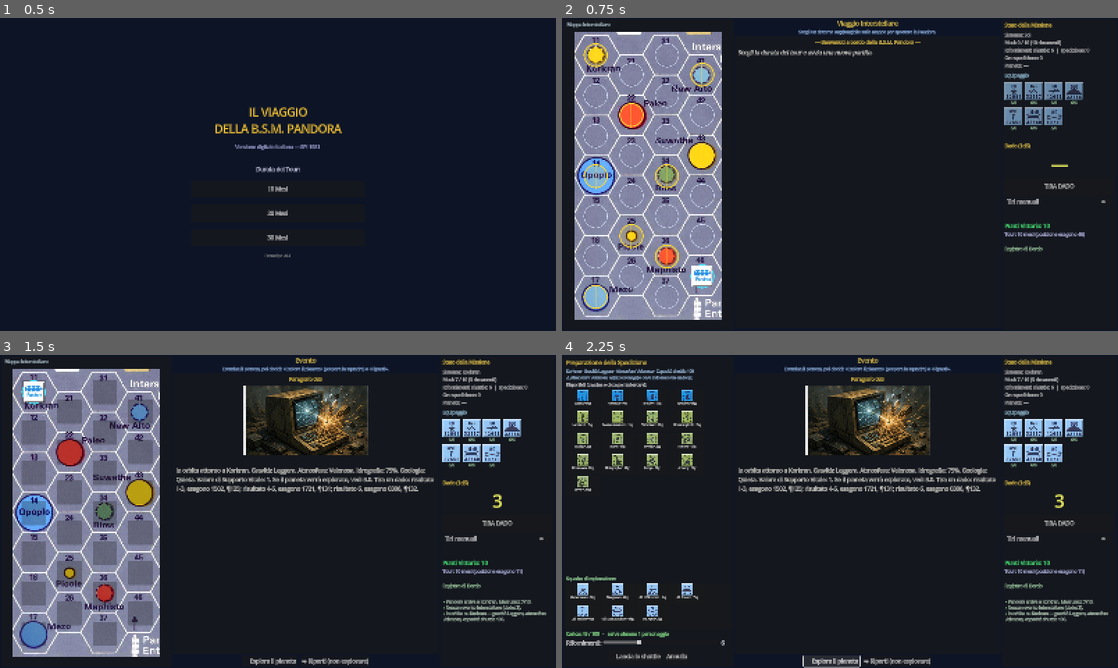
Above: before the commit, frames 1-4 (two rows, left to right).
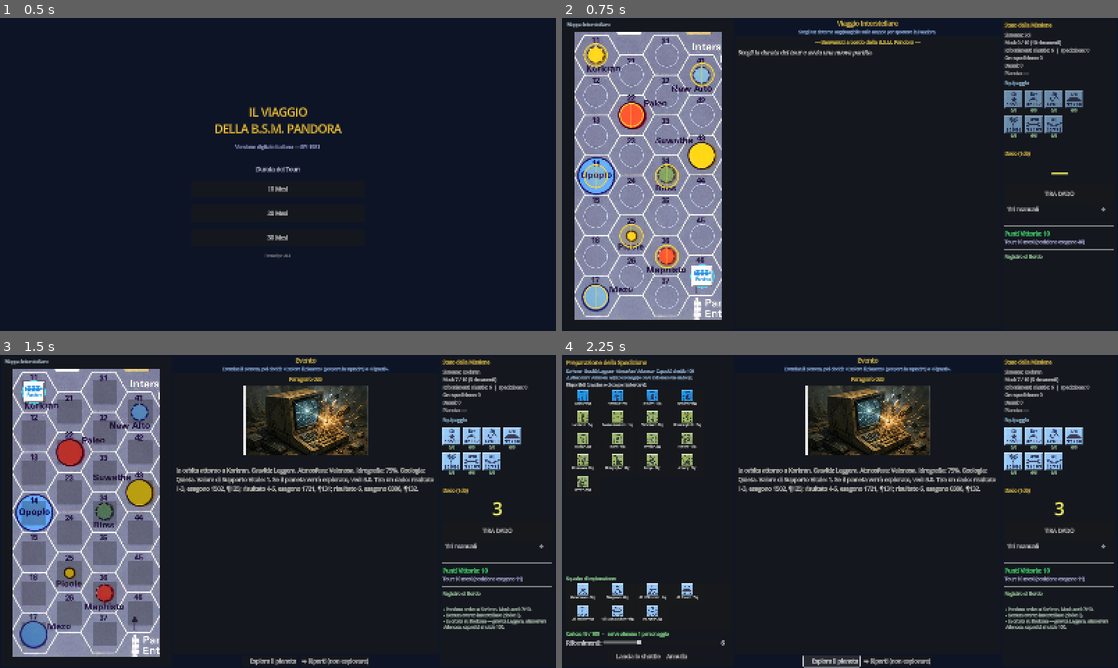
Above: after the commit, the same moments.

Repository: Tannoiser2/voyage-of-BSM-Pandora
Game: Godot game, scene res://scenes/Main.tscn
Same seed, same stepped clock (60 frames per second), same inputs: the game is played once before the commit and once after it.
Inputs (mouse positions are in pixels of both pictures, inside the frame that each line leads up to):
- Up to frame 1 (0.5 s): no input
- Up to frame 2 (0.75 s): click "10 Mesi" at 0.5 s
- Up to frame 3 (1.5 s): click (33, 392) at 1.25 s
- Up to frame 4 (2.25 s): click "🛬 Esplora il pianeta" at 2 s

Frame 1 is identical in both runs. In frame 2, 3.0% of the frame differs, in the area x 79-100%, y 14-78%; in frame 3, 4.0%, in the area x 79-100%, y 14-88%; in frame 4, 4.0%.

Commit message:
Rifinisci pannello spedizione: Valori creatura, valori squadra e danni
- Riepilogo combattimento condiviso (valutazione creatura per l'esagono,
  valori Uccidi/Cattura della squadra, forbice di Velocità) mostrato sia
  nella schermata di strategia (8.2) sia nel paragrafo della creatura.
- Pulsanti Uccidi/Cattura annotati col valore della squadra durante il
  combattimento (8.5).
- Riga «Danni» aggiunta allo Stato della Missione, evidenziata se > 0.

https://claude.ai/code/session_01S8moVytLqzBh7UZi8APKk5

Diff:
--- a/godot/scripts/GameScreen.gd
+++ b/godot/scripts/GameScreen.gd
@@ -462,6 +462,7 @@
 		["Months",   "Mesi: 0 / 0"],
 		["Supply",   "Rifornimenti: 6"],
 		["ExpTime",  "Ore spedizione: 0"],
+		["Damage",   "Danni: 0"],
 		["Planet",   "Pianeta: —"],
 	]
 	for row in rows:
@@ -796,8 +797,12 @@
 	if btn_comm: btn_comm.visible = initial_creature
 	if btn_strat: btn_strat.visible = initial_creature
 	# Risoluzione del combattimento (8.5) sui paragrafi-esito di combattimento
-	if btn_kill: btn_kill.visible = combat_outcome
-	if btn_capture: btn_capture.visible = combat_outcome and not GameState.pending_no_capture
+	if btn_kill:
+		btn_kill.visible = combat_outcome
+		if combat_outcome: btn_kill.text = "Uccidi (squadra %d)" % GameState.best_combat("kill")
+	if btn_capture:
+		btn_capture.visible = combat_outcome and not GameState.pending_no_capture
+		if combat_outcome: btn_capture.text = "Cattura (squadra %d)" % GameState.best_combat("capture")
 	# Fuggi: strategia all'inizio, oppure ritirata durante il combattimento
 	if btn_flee: btn_flee.visible = initial_creature or combat_outcome
 	# "Continua" per i paragrafi senza scelte, fuori da orbita e da incontro attivo
@@ -822,6 +827,12 @@
 
 	var lbl_exp := find_child("ExpTime", true, false) as Label
 	if lbl_exp: lbl_exp.text = "Ore spedizione: %d" % s.expedition_hours
+
+	var lbl_damage := find_child("Damage", true, false) as Label
+	if lbl_damage:
+		lbl_damage.text = "Danni: %d" % s.damage_points
+		lbl_damage.add_theme_color_override("font_color",
+			Color(1, 0.6, 0.5) if s.damage_points > 0 else Color(0.85, 0.85, 0.85))
 
 	var lbl_planet := find_child("Planet", true, false) as Label
 	if lbl_planet: lbl_planet.text = "Pianeta: %s" % (s.current_planet if s.current_planet != "" else "—")
@@ -1459,8 +1470,8 @@
 		if ResourceLoader.exists(tex_path):
 			bb += "[center][img=160]" + tex_path + "[/img][/center]\n\n"
 		bb += "[center][b]%s[/b][/center]\n\n" % creature_name
-		bb += "Valutazione di combattimento per questo esagono: [b]%d[/b]\n\n" % GameState.creature_rating
-		bb += "Modificatori — Intelligenza: %d · Combattimento: %d · Aggressività: %d · Velocità: %d\n\n" % [
+		bb += _creature_combat_summary() + "\n\n"
+		bb += "Modificatori creatura — Intelligenza: %d · Combattimento: %d · Aggressività: %d · Velocità: %d\n\n" % [
 			cdata.get("intel", 0), cdata.get("combat", 0), cdata.get("aggression", 0), cdata.get("speed", 0)
 		]
 		bb += "[i]Scegli: Uccidi, Cattura (per PV extra) o Fuggi.[/i]"
@@ -1553,6 +1564,19 @@
 		return ""
 	return "\n\n[color=#88ccff]Calcolato dal sistema (8.4):[/color]\n• " + "\n• ".join(rows)
 
+# Riepilogo dei Valori utili per l'incontro: valutazione della creatura per l'esagono
+# (8.4) e i migliori valori della squadra (Uccidi/Cattura) con la forbice di Velocità.
+func _creature_combat_summary() -> String:
+	if GameState.current_creature.is_empty():
+		return ""
+	var kill: int = GameState.best_combat("kill")
+	var capt: int = GameState.best_combat("capture")
+	var s := "[color=#ffd24d]Valutazione creatura (esagono): [b]%d[/b][/color]\n" % GameState.creature_rating
+	s += "[color=#9fe0a0]Squadra — Uccidi: [b]%d[/b]  ·  Cattura: [b]%d[/b][/color]\n" % [kill, capt]
+	s += "[color=#9fc6e0]Velocità squadra: max [b]%d[/b] · min [b]%d[/b][/color]" % [
+		GameState.expedition_max_speed(), GameState.expedition_min_speed()]
+	return s
+
 func _on_paragraph_request(para_num: int) -> void:
 	current_para_num = para_num
 	var text := GameData.get_paragraph_text(para_num)
@@ -1572,7 +1596,8 @@
 			var cpath := "res://assets/creatures/%s.png" % GameData.get_creature(creature).get("img", "")
 			if ResourceLoader.exists(cpath):
 				bb += "[center][img=150]" + cpath + "[/img][/center]\n"
-			bb += "[center][b]%s[/b] — valutazione di combattimento: [b]%d[/b][/center]\n\n" % [creature, GameState.creature_rating]
+			bb += "[center][b]%s[/b][/center]\n\n" % creature
+			bb += _creature_combat_summary() + "\n\n"
 		else:
 			# Illustrazione narrativa dell'evento (se presente)
 			var img_path := GameData.get_event_image_path(para_num)
